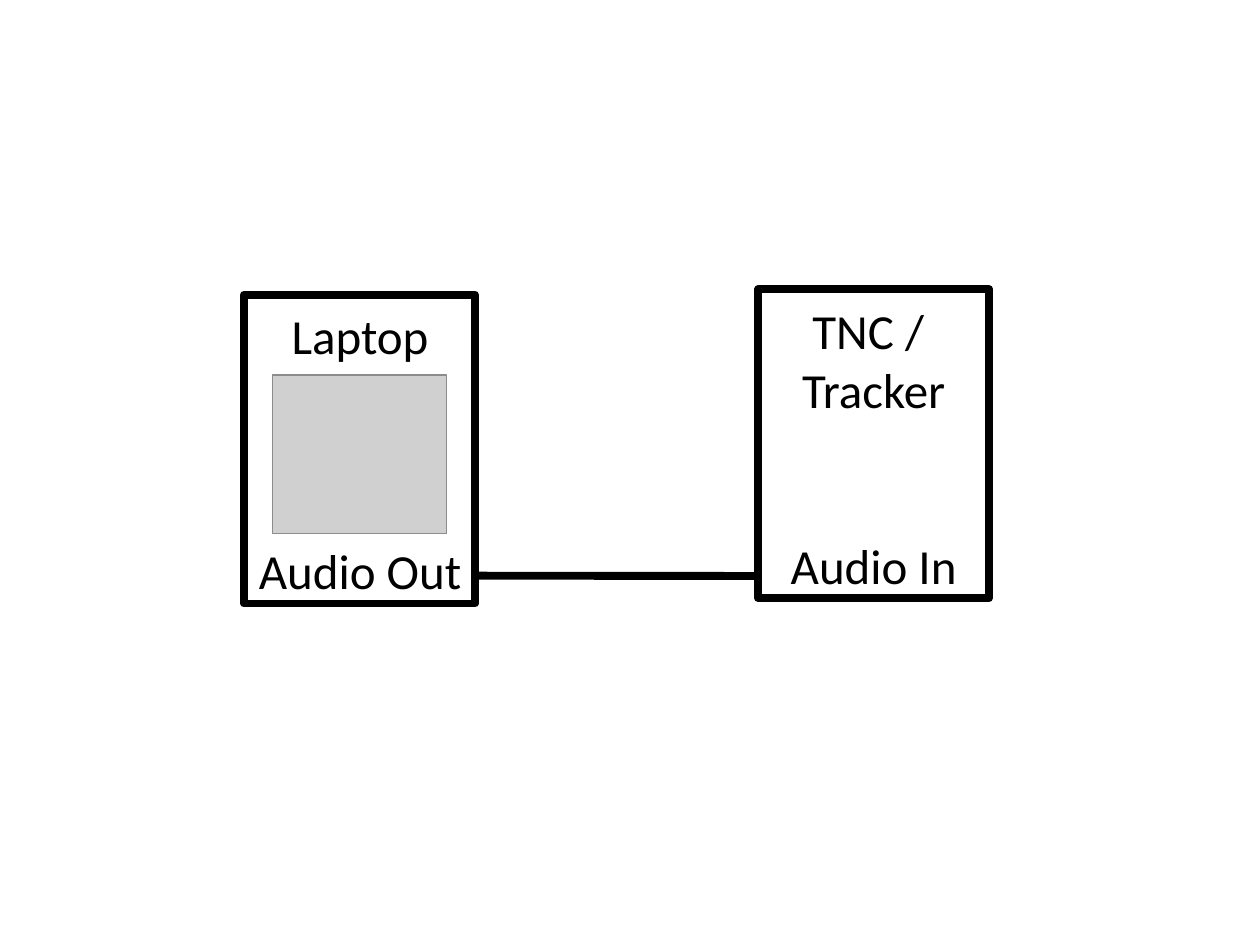
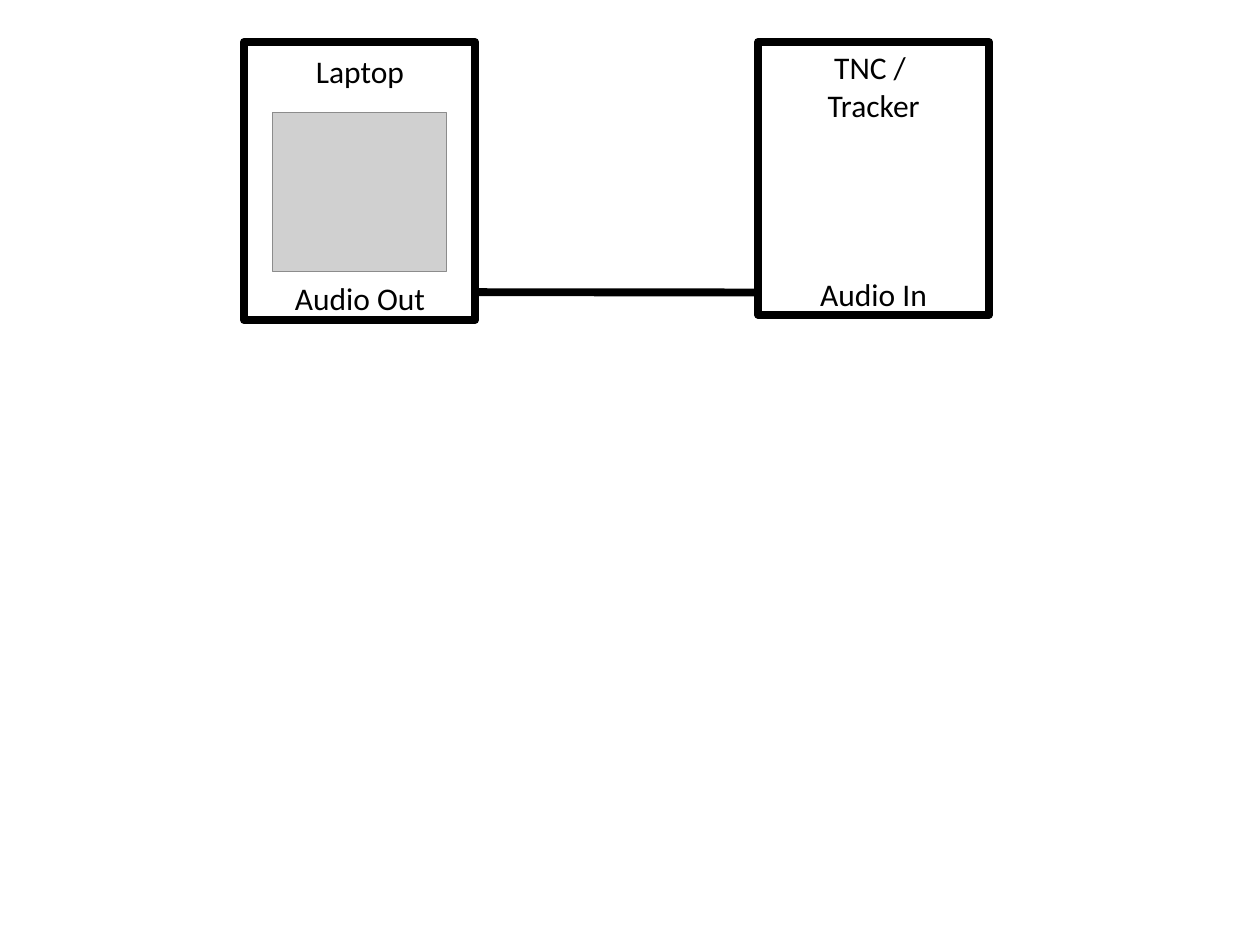
Before and after one commit to robbieford/RRXThesis, a slide deck: slide 3 of images/BlockDiagrams.pptx. Drawn at 1260x945 pixels with LibreOffice and Linux fonts; fonts in the diff are those of the drawing; grey boxes stand for pictures. Boxes give left, top, right and bottom in pixels: in the first picture for what was removed or moved away, otherwise in the second. Text is boxed around its words. In the diff, an @@ line names an element or a change of style, - is before the commit and + after.

```diff
--- a/images/BlockDiagrams.pptx
+++ b/images/BlockDiagrams.pptx
@@ rectangle: place and size @@
-rectangle at [244, 295, 475, 604]
+rectangle at [244, 42, 475, 320]
@@ text "Laptop" at [295, 62, 425, 317]: size 28 to 18 pt @@
@@ text "Laptop": place and size @@
-text "Laptop" at [259, 322, 461, 601]
+text "Laptop" at [295, 62, 425, 317]
@@ rectangle: place and size @@
-rectangle at [759, 290, 989, 598]
+rectangle at [759, 42, 989, 314]
@@ text "TNC /": place and size @@
-text "TNC /" at [791, 317, 956, 596]
+text "TNC /" at [820, 58, 926, 314]
@@ text "TNC /" at [820, 58, 926, 314]: size 28 to 18 pt @@
@@ picture: place and size @@
-picture at [272, 375, 446, 534]
+picture at [272, 112, 446, 271]
@@ line moved from (476, 576) - (759, 576) to (476, 292) - (759, 292) @@
```
Also in this commit, not shown: 1 other slide changed, 2 other files.
